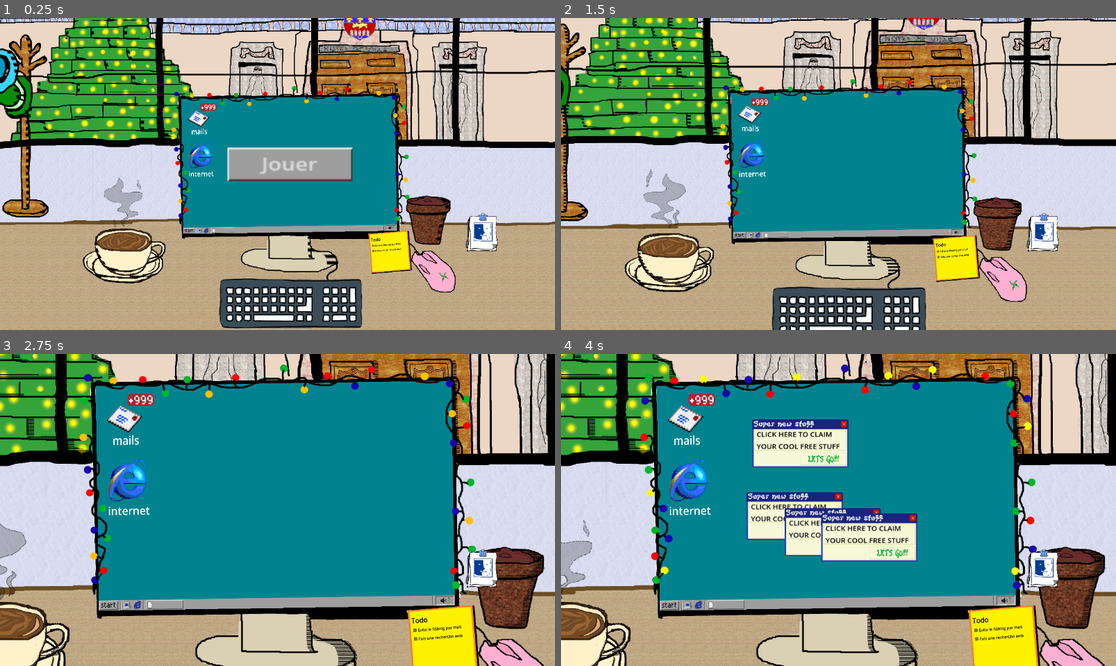
Above: before the commit, frames 1-4 (two rows, left to right).
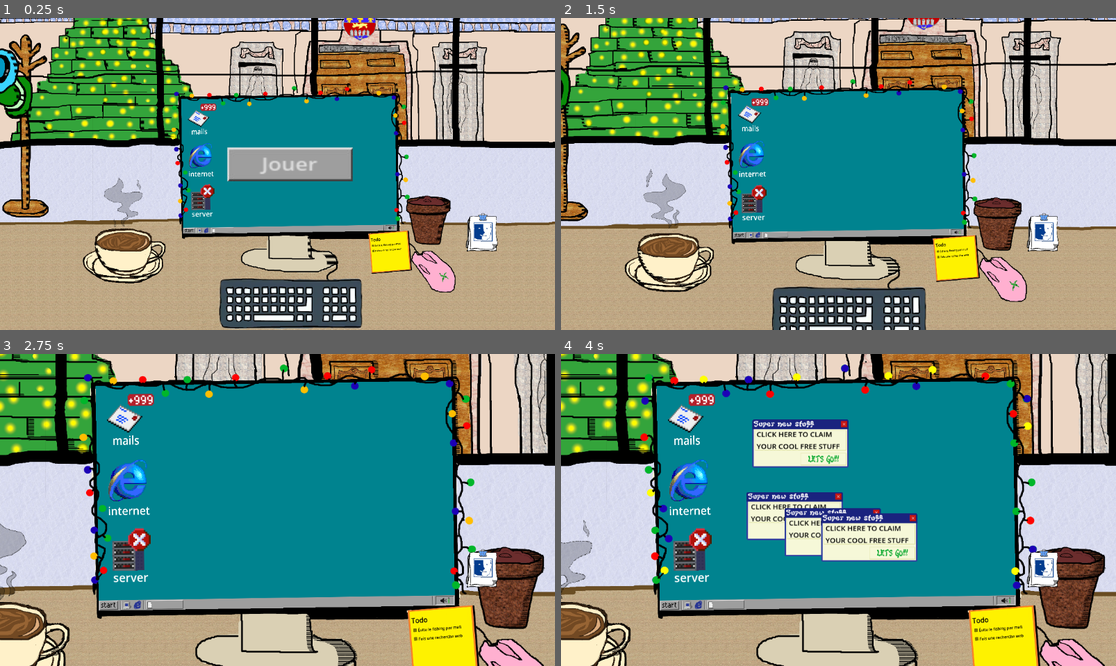
Above: after the commit, the same moments.

Repository: probakilla/SupeSoja
Game: Godot game, scene res://scenes/popup/camera.tscn
Same seed, same stepped clock (60 frames per second), same inputs: the game is played once before the commit and once after it.
Inputs (mouse positions are in pixels of both pictures, inside the frame that each line leads up to):
- Up to frame 1 (0.25 s): no input
- Up to frame 2 (1.5 s): click (760, 202) at 0.52 s; click "Jouer" at 1.25 s
- Up to frame 3 (2.75 s): move the mouse to (421, 622) at 2.02 s; hold Right (move_right, bound only after the commit) from 2.03 s (still down)
- Up to frame 4 (4 s): release Right (move_right, bound only after the commit) at 2.75 s; click (688, 419) at 2.75 s; click (816, 531) at 3.52 s

The runs differ from the first frame. In frame 1, 0.3% of the frame differs, in the area x 34-39%, y 53-64%; in frame 2, 0.3%; in frame 3, 0.8%, in the area x 20-28%, y 55-74%; in frame 4, 0.8%.

Commit message:
Fix snake

Diff:
--- a/project.godot
+++ b/project.godot
@@ -19,6 +19,29 @@
 
 BrowserGameManager="*res://scripts/browser/browser_game_manager.gd"
 
+[input]
+
+move_up={
+"deadzone": 0.2,
+"events": [Object(InputEventKey,"resource_local_to_scene":false,"resource_name":"","device":0,"window_id":0,"alt_pressed":false,"shift_pressed":false,"ctrl_pressed":false,"meta_pressed":false,"pressed":false,"keycode":0,"physical_keycode":4194320,"key_label":0,"unicode":0,"location":0,"echo":false,"script":null)
+]
+}
+move_down={
+"deadzone": 0.2,
+"events": [Object(InputEventKey,"resource_local_to_scene":false,"resource_name":"","device":0,"window_id":0,"alt_pressed":false,"shift_pressed":false,"ctrl_pressed":false,"meta_pressed":false,"pressed":false,"keycode":0,"physical_keycode":4194322,"key_label":0,"unicode":0,"location":0,"echo":false,"script":null)
+]
+}
+move_left={
+"deadzone": 0.2,
+"events": [Object(InputEventKey,"resource_local_to_scene":false,"resource_name":"","device":0,"window_id":0,"alt_pressed":false,"shift_pressed":false,"ctrl_pressed":false,"meta_pressed":false,"pressed":false,"keycode":0,"physical_keycode":4194319,"key_label":0,"unicode":0,"location":0,"echo":false,"script":null)
+]
+}
+move_right={
+"deadzone": 0.2,
+"events": [Object(InputEventKey,"resource_local_to_scene":false,"resource_name":"","device":0,"window_id":0,"alt_pressed":false,"shift_pressed":false,"ctrl_pressed":false,"meta_pressed":false,"pressed":false,"keycode":0,"physical_keycode":4194321,"key_label":0,"unicode":0,"location":0,"echo":false,"script":null)
+]
+}
+
 [rendering]
 
 renderer/rendering_method="gl_compatibility"
--- a/scenes/main.gd
+++ b/scenes/main.gd
@@ -5,8 +5,8 @@
 var score : int
 var game_started : bool = false
 
-var cells : int = 20
-var cells_size : int = 50
+var cells : int = 10
+var cells_size : int = 10
 
 var food_pos: Vector2
 var regen_food : bool = true
@@ -15,7 +15,7 @@
 var snake_data : Array
 var snake : Array
 
-var start_pos = Vector2(9, 9)
+var start_pos = Vector2(100, 100)
 var up = Vector2(0, -1)
 var down = Vector2(0, 1)
 var left = Vector2(-1, 0)
--- a/scenes/main.tscn
+++ b/scenes/main.tscn
@@ -1,9 +1,9 @@
-[gd_scene load_steps=6 format=3 uid="uid://bp0v1rchtnkib"]
+[gd_scene load_steps=6 format=3 uid="uid://bdegjahkxccg2"]
 
 [ext_resource type="Script" uid="uid://c4a7jm565qiow" path="res://scenes/main.gd" id="1_o5qli"]
-[ext_resource type="PackedScene" uid="uid://ls7lv7ajhsev" path="res://scenes/snake_segment.tscn" id="2_jyhfs"]
-[ext_resource type="Texture2D" uid="uid://ckpcbmhqkjov7" path="res://assets/images/Background.png" id="2_sugp2"]
-[ext_resource type="PackedScene" uid="uid://cydo03gnfkbph" path="res://scenes/hud.tscn" id="4_jyhfs"]
+[ext_resource type="PackedScene" path="res://scenes/snake_segment.tscn" id="2_jyhfs"]
+[ext_resource type="Texture2D" uid="uid://ckpcbmhqkjov7" path="res://assets/images/snake_background.png" id="2_sugp2"]
+[ext_resource type="PackedScene" path="res://scenes/hud.tscn" id="4_jyhfs"]
 [ext_resource type="Texture2D" uid="uid://b8pbs04sf0ki3" path="res://assets/images/Marisa.png" id="5_tbgi4"]
 
 [node name="Main" type="Node"]
@@ -11,13 +11,15 @@
 snake_scene = ExtResource("2_jyhfs")
 
 [node name="Hud" parent="." instance=ExtResource("4_jyhfs")]
+offset = Vector2(149, 100)
+transform = Transform2D(1, 0, 0, 1, 149, 100)
 
 [node name="MoveTimer" type="Timer" parent="."]
 wait_time = 0.1
 
 [node name="Background" type="Sprite2D" parent="."]
-position = Vector2(500, 500)
-scale = Vector2(1.561, 1.561)
+position = Vector2(502, 500)
+scale = Vector2(0.7, 0.7)
 texture = ExtResource("2_sugp2")
 
 [node name="Food" type="Sprite2D" parent="."]
--- a/scenes/popup/camera.tscn
+++ b/scenes/popup/camera.tscn
@@ -19,6 +19,7 @@
 [ext_resource type="PackedScene" uid="uid://bcbt61p5bxiep" path="res://scenes/QuestListNode.tscn" id="7_ytgl2"]
 [ext_resource type="Texture2D" uid="uid://d0lin4e5xvtkt" path="res://assets/images/ie.png" id="12_3phci"]
 [ext_resource type="Script" uid="uid://bw7apd83ss2ss" path="res://scripts/internet_btn.gd" id="13_h40tr"]
+[ext_resource type="Texture2D" uid="uid://ccq3dw02xyvr0" path="res://assets/images/server_ded.png" id="16_bqvni"]
 [ext_resource type="Script" uid="uid://7nco71htcchp" path="res://scenes/popup/accessibility_button.gd" id="17_aaeoe"]
 [ext_resource type="Texture2D" uid="uid://b6wkj5aq1jqfm" path="res://assets/images/accessibilite_logo.png" id="18_bqvni"]
 [ext_resource type="Script" path="res://scenes/popup/AccessibilityOptionButton.gd" id="18_x3e13"]
@@ -581,6 +582,27 @@
 text = "internet
 "
 
+[node name="Server" type="Sprite2D" parent="Main/DesktopAnimator/Desktop/Background"]
+position = Vector2(-553.7817, 176.23235)
+scale = Vector2(1.4819306, 1.3226347)
+texture = ExtResource("16_bqvni")
+
+[node name="ServerBtn" type="Button" parent="Main/DesktopAnimator/Desktop/Background/Server"]
+offset_left = -85.23815
+offset_top = -55.904892
+offset_right = -77.23815
+offset_bottom = -47.904892
+scale = Vector2(20.204895, 18.162447)
+flat = true
+
+[node name="Label" type="Label" parent="Main/DesktopAnimator/Desktop/Background/Server"]
+offset_left = -48.519264
+offset_top = 51.05866
+offset_right = 253.66653
+offset_bottom = 266.05862
+theme_override_font_sizes/font_size = 30
+text = "server"
+
 [node name="Flowerpot" type="Sprite2D" parent="Main/DesktopAnimator/Desktop"]
 position = Vector2(1353.8462, 61.538464)
 texture = ExtResource("3_xkep2")
--- a/scripts/game_manager.gd
+++ b/scripts/game_manager.gd
@@ -3,3 +3,4 @@
 var game_started: bool = false
 var popup_game_started: bool = false
 var internet_game_started: bool = false
+var snake_game_started: bool = false
--- a/scripts/main.gd
+++ b/scripts/main.gd
@@ -7,6 +7,7 @@
 @onready var desktop_anim = $DesktopAnimator
 @onready var mail_btn = $DesktopAnimator/Desktop/Background/Mails/MailBtn
 @onready var internet_btn = $DesktopAnimator/Desktop/Background/Browser/InternetBtn
+@onready var server_btn = $DesktopAnimator/Desktop/Background/Server/ServerBtn
 @onready var button_animator = $ButtonAnimator
 @onready var todo_list = $DesktopAnimator/Desktop/QuestList
 @onready var flowerpot = $DesktopAnimator/Desktop/Flowerpot
@@ -25,6 +26,7 @@
 
 var popup_screen = preload("res://scenes/popup/popup_screen.tscn")
 var internet_screen = preload("res://scenes/browser/browser_s.tscn")
+var snake_screen = load("res://scenes/main.tscn")
 var internet_minigame = null
 
 func _refresh_flowerpot() -> void:
@@ -100,8 +102,19 @@
 	BrowserGameManager.finished.connect(_on_internet_game_finished)
 
 
+func _start_server_game() -> void:
+	if not game_manager.game_started:
+		return
+	if game_manager.snake_game_started:
+		return
+	game_manager.snake_game_started = true
+	var snake_minigame = snake_screen.instantiate()
+	screen.add_child(snake_minigame)
+
+
 func _ready() -> void:
 	mail_btn.disabled = true
 	start_btn.start_game.connect(_start)
 	mail_btn.start_mail_game.connect(_start_popup_game)
 	internet_btn.start_internet.connect(_start_internet_game)
+	server_btn.connect("pressed", _start_server_game)
Binary file added: assets/images/server_ded.png
Not shown, added: assets/images/server_ded.png.import
Not shown: 1 places in scenes/popup/camera.tscn that only renumber resources
